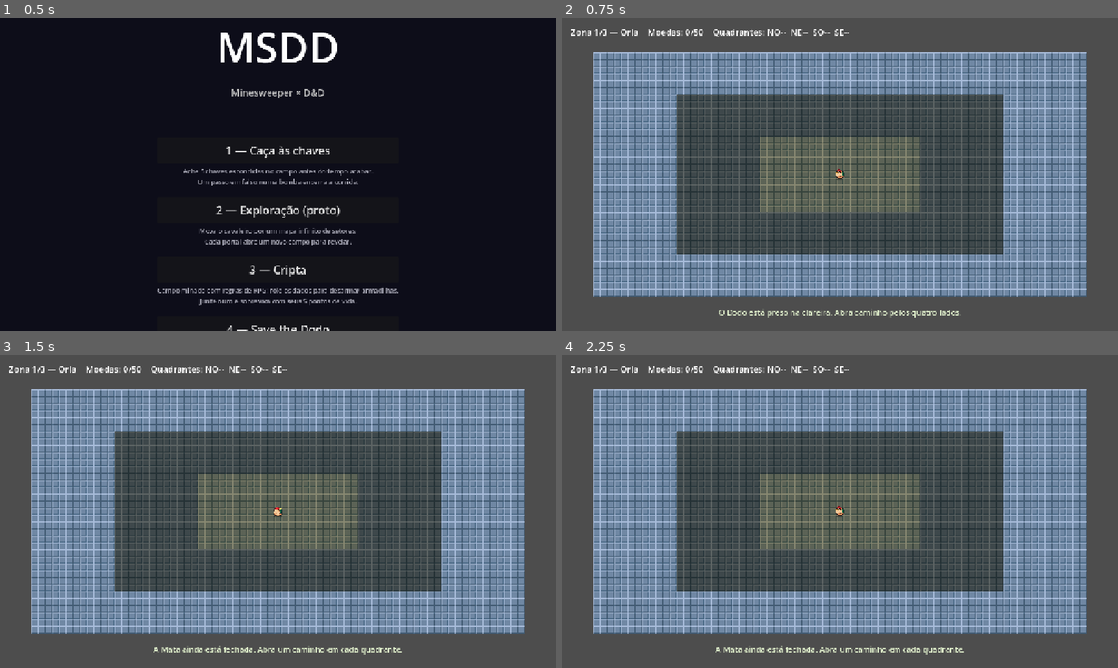
Above: before the commit, frames 1-4 (two rows, left to right).
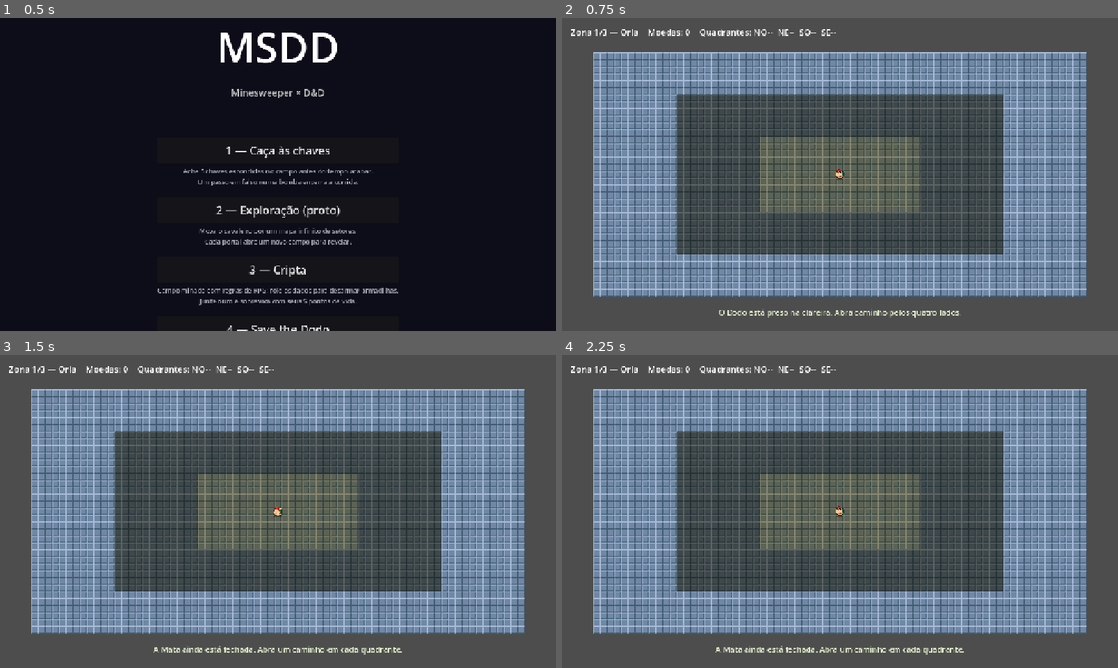
Above: after the commit, the same moments.

Repository: heliosalesjr/MSDD
Game: Godot game, scene res://menu.tscn
Same seed, same stepped clock (60 frames per second), same inputs: the game is played once before the commit and once after it.
Inputs (mouse positions are in pixels of both pictures, inside the frame that each line leads up to):
- Up to frame 1 (0.5 s): no input
- Up to frame 2 (0.75 s): click "4 — Save the Dodo" at 0.5 s
- Up to frame 3 (1.5 s): tap Enter at 1.25 s; move the mouse to (400, 495) at 1.27 s; tap R at 1.35 s; click (400, 495) at 1.42 s
- Up to frame 4 (2.25 s): tap Space at 2 s; move the mouse to (728, 527) at 2.02 s; tap 1 at 2.1 s; click (728, 527) at 2.17 s

Frame 1 is identical in both runs. In frame 2, 0.4% of the frame differs, in the area x 23-52%, y 3-6%; in frame 3, 0.4%; in frame 4, 0.4%.

Commit message:
coin animation

Diff:
--- a/msdd/dodo.gd
+++ b/msdd/dodo.gd
@@ -47,18 +47,27 @@
 
 const DODO_SHEET := preload("res://assets/Farm RPG FREE 16x16 - Tiny Asset Pack/Farm RPG FREE 16x16 - Tiny Asset Pack/Farm Animals/Chicken Blonde  Green.png")
 # Moedas: espalhadas como as bombas, mas sorteadas DEPOIS delas, entre as
-# casas que sobraram. Sem sprite adequado no projeto (as "Gold Stones" do
-# Tiny Swords são 128x128 e borrariam num tile de 16px), a moeda é desenhada
-# em código — 9x9 nítidos, no tamanho certo.
+# casas que sobraram. Não há sprite de moeda utilizável no projeto, então ela
+# é desenhada em código — e desenhada GIRANDO, o que é o que dá o volume:
+# a largura aparente acompanha o cosseno do ângulo, e quando a moeda fica de
+# perfil o que sobra é a espessura dela. A moeda não permanece na casa; ela
+# salta e some, e o que fica é a contagem.
 const COIN_COUNT := 50
-const COIN_PX := 7
-# A moeda fica no canto superior-direito da casa, não no centro: centrada,
-# ela cobriria o número — que é justamente a informação de que o jogador
-# precisa pra deduzir onde pisar.
-const COIN_OFFSET := Vector2(11.0, 5.0)
-const COIN_EDGE := Color(0.40, 0.26, 0.04)
-const COIN_BODY := Color(0.96, 0.76, 0.20)
-const COIN_SHINE := Color(1.0, 0.94, 0.66)
+const COIN_PX := 15          # quase o tamanho de uma casa (16px)
+const COIN_FRAMES := 8       # um giro completo
+const COIN_SPIN_FPS := 14.0
+const COIN_POP_RISE := 22.0  # altura do salto, em px
+const COIN_POP_DURATION := 0.60
+# Espessura mínima: é ela que a moeda mostra quando está de perfil, e é o que
+# impede que o frame de 90° simplesmente desapareça.
+const COIN_HALF_THICKNESS := 1.6
+
+# Quatro tons pra dar volume à face, mais o contorno e a cor da espessura.
+const COIN_RIM := Color(0.34, 0.21, 0.03)
+const COIN_SHADE := Color(0.70, 0.46, 0.07)
+const COIN_BODY := Color(0.94, 0.72, 0.16)
+const COIN_SHINE := Color(1.00, 0.96, 0.72)
+const COIN_SIDE := Color(0.80, 0.55, 0.10)
 
 const DODO_FRAME_SIZE := 16
 const DODO_FRAME_COUNT := 4
@@ -77,7 +86,9 @@
 var dodo_sprite: AnimatedSprite2D
 
 var coin_at: Dictionary = {}          # Vector2i -> índice da moeda
-var coin_sprites: Array[Sprite2D] = []
+var coin_home: Array[Vector2] = []    # de onde cada moeda salta
+var coin_sprites: Array[AnimatedSprite2D] = []
+var coin_tweens: Array = []           # Tween do salto, ou null
 var coin_collected: Array[bool] = []
 var coins_found: int = 0
 
@@ -174,33 +185,63 @@
 		zone_local_of.append(lrow)
 
 func _setup_coins() -> void:
-	var tex := _make_coin_texture()
+	var frames := SpriteFrames.new()
+	frames.set_animation_loop("default", true)
+	frames.set_animation_speed("default", COIN_SPIN_FPS)
+	for tex in _make_coin_frames():
+		frames.add_frame("default", tex)
 	for _i in COIN_COUNT:
-		var sp := Sprite2D.new()
-		sp.texture = tex
+		var sp := AnimatedSprite2D.new()
+		sp.sprite_frames = frames
+		sp.animation = "default"
 		sp.visible = false
-		sp.z_index = 5   # acima dos tiles, que sobem pra 1 durante o pop
+		sp.z_index = 15   # acima dos tiles (que sobem pra 1 no pop), abaixo do Dodo
 		add_child(sp)
 		coin_sprites.append(sp)
-
-# Círculo chapado com borda escura e um brilho no canto superior esquerdo.
-func _make_coin_texture() -> ImageTexture:
-	var img := Image.create(COIN_PX, COIN_PX, false, Image.FORMAT_RGBA8)
-	img.fill(Color(0, 0, 0, 0))
+		coin_tweens.append(null)
+
+# Um giro completo em COIN_FRAMES quadros. O volume vem de três coisas:
+# a largura encolhendo com o cosseno, a face de trás recebendo menos luz, e
+# a espessura aparecendo quando a moeda passa de perfil.
+func _make_coin_frames() -> Array:
+	var out: Array = []
 	var c := (COIN_PX - 1) * 0.5
-	var r := COIN_PX * 0.5
-	for y in COIN_PX:
-		for x in COIN_PX:
-			var d := Vector2(x - c, y - c).length()
-			if d > r - 0.5:
-				continue
-			if d > r - 1.4:
-				img.set_pixel(x, y, COIN_EDGE)
-			elif x - c < 0.0 and y - c < 0.0 and d <= r - 2.0:
-				img.set_pixel(x, y, COIN_SHINE)
-			else:
-				img.set_pixel(x, y, COIN_BODY)
-	return ImageTexture.create_from_image(img)
+	var r := COIN_PX * 0.5 - 0.5
+	for f in COIN_FRAMES:
+		var theta := TAU * float(f) / float(COIN_FRAMES)
+		var cosv := cos(theta)
+		var half_w: float = maxf(absf(cosv) * r, COIN_HALF_THICKNESS)
+		var showing_back := cosv < 0.0
+		var edge_on := absf(cosv) < 0.34
+		var img := Image.create(COIN_PX, COIN_PX, false, Image.FORMAT_RGBA8)
+		img.fill(Color(0, 0, 0, 0))
+		for y in COIN_PX:
+			for x in COIN_PX:
+				var nx := (x - c) / half_w
+				var ny := (y - c) / r
+				var d := sqrt(nx * nx + ny * ny)
+				if d > 1.0:
+					continue
+				var col: Color
+				if d > 0.76:
+					col = COIN_RIM
+				elif edge_on:
+					# Quase de perfil: o que se vê é a lateral da moeda.
+					col = COIN_SIDE
+				else:
+					# Luz vinda do canto superior-esquerdo.
+					var lum := -(nx * 0.55 + ny * 0.78)
+					if showing_back:
+						lum -= 0.5
+					if lum > 0.45:
+						col = COIN_SHINE
+					elif lum > -0.15:
+						col = COIN_BODY
+					else:
+						col = COIN_SHADE
+				img.set_pixel(x, y, col)
+		out.append(ImageTexture.create_from_image(img))
+	return out
 
 func _setup_dodo() -> void:
 	var frames := SpriteFrames.new()
@@ -323,10 +364,16 @@
 	unlocked_zone = 0
 	quadrants_done = [false, false, false, false]
 	coin_at.clear()
+	coin_home.clear()
 	coin_collected.clear()
 	coins_found = 0
-	for sp in coin_sprites:
-		sp.visible = false
+	for i in coin_sprites.size():
+		var tw: Tween = coin_tweens[i]
+		if tw != null and tw.is_valid():
+			tw.kill()
+		coin_tweens[i] = null
+		coin_sprites[i].visible = false
+		coin_sprites[i].stop()
 	position = base_position
 	end_overlay.visible = false
 	for row in tiles:
@@ -357,7 +404,7 @@
 	for q in QUADRANT_COUNT:
 		var mark := "OK" if quadrants_done[q] else "--"
 		marks += "%s%s  " % [QUADRANT_NAMES[q], mark]
-	var purse := "Moedas: %d/%d" % [coins_found, COIN_COUNT]
+	var purse := "Moedas: %d" % coins_found
 	if unlocked_zone >= ZONE_COUNT - 1:
 		status_label.text = "Zona %d/%d — %s    %s    O caminho até o Dodo está aberto" % [
 			unlocked_zone + 1, ZONE_COUNT, ZONE_NAMES[unlocked_zone], purse
@@ -421,7 +468,7 @@
 		var p: Vector2i = candidates[i]
 		coin_at[p] = i
 		coin_collected.append(false)
-		coin_sprites[i].position = Vector2(p) * CELL_PX + COIN_OFFSET
+		coin_home.append(Vector2(p) * CELL_PX + Vector2.ONE * CELL_PX * 0.5)
 	print("Moedas espalhadas: %d." % count)
 
 # A moeda só aparece (e só conta) quando a casa dela abre de fato — a onda de
@@ -440,8 +487,35 @@
 		return
 	coin_collected[idx] = true
 	coins_found += 1
-	coin_sprites[idx].visible = true
 	_update_status()
+	_play_coin_pop(idx)
+
+# A moeda salta da casa, gira no ar e some. Nada fica para trás — o registro
+# da coleta é o contador.
+func _play_coin_pop(idx: int) -> void:
+	var sp: AnimatedSprite2D = coin_sprites[idx]
+	var old: Tween = coin_tweens[idx]
+	if old != null and old.is_valid():
+		old.kill()
+
+	sp.position = coin_home[idx]
+	sp.modulate = Color.WHITE
+	sp.visible = true
+	# Fase inicial aleatória: duas moedas coletadas juntas não giram em uníssono.
+	sp.frame = randi() % COIN_FRAMES
+	sp.play()
+
+	var tw := create_tween().set_parallel(true)
+	tw.tween_property(sp, "position", sp.position + Vector2(0.0, -COIN_POP_RISE), COIN_POP_DURATION) \
+		.set_ease(Tween.EASE_OUT).set_trans(Tween.TRANS_CUBIC)
+	tw.tween_property(sp, "modulate:a", 0.0, COIN_POP_DURATION * 0.55) \
+		.set_delay(COIN_POP_DURATION * 0.45)
+	tw.chain().tween_callback(_hide_coin.bind(idx))
+	coin_tweens[idx] = tw
+
+func _hide_coin(idx: int) -> void:
+	coin_sprites[idx].visible = false
+	coin_sprites[idx].stop()
 
 func _count_adjacent_bombs(cx: int, cy: int) -> int:
 	var n := 0
Not shown, changed: GDD.md
